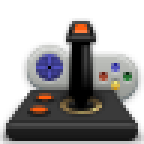
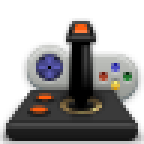
Before/after of a (144, 144) layered artwork. What changed in the layer stack:
"Stick reflection": opacity 30% → 40%, painted on it over [69, 99, 93, 123]
painted on "Indents" over [36, 57, 63, 78]
painted on "D-pad" (2nd of 2, in "Gamepad" › "D-pad") over [36, 54, 63, 81]
